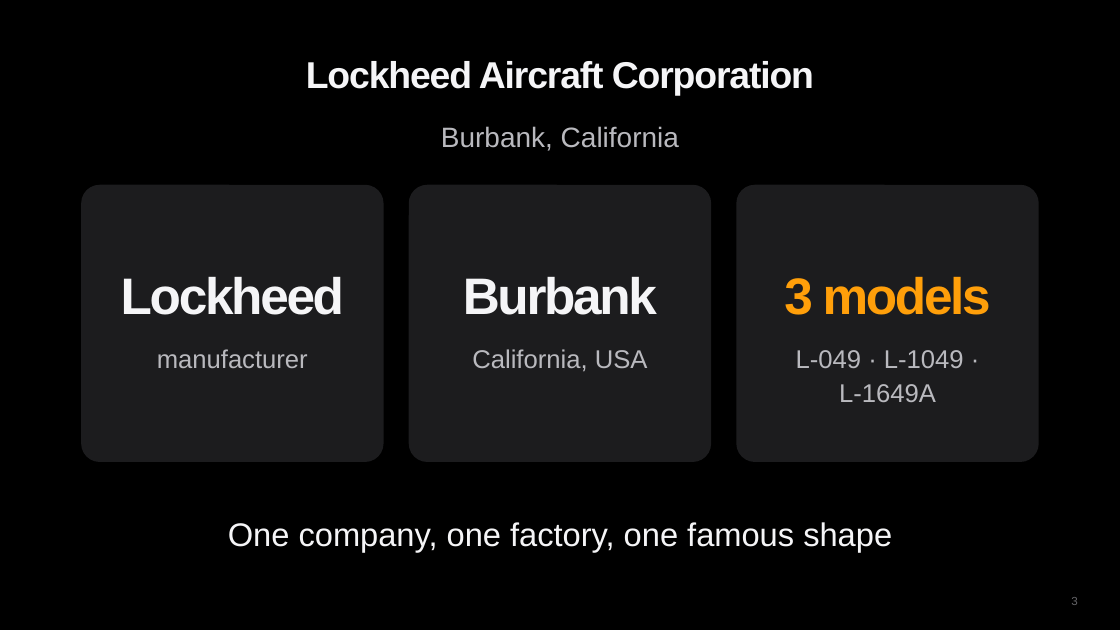
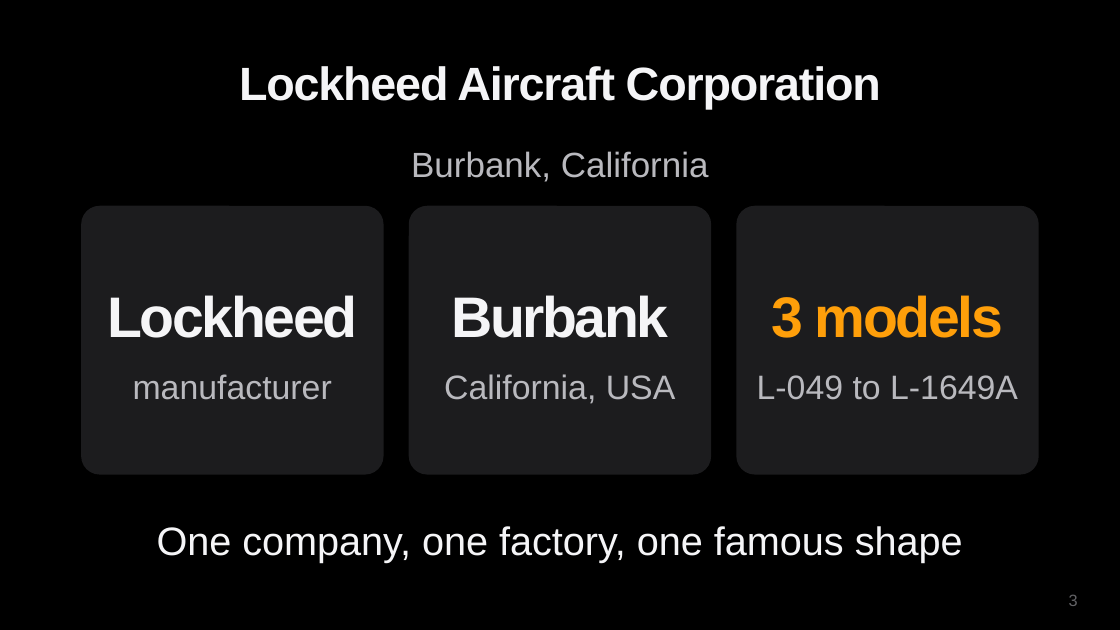
Before and after one commit to diuneilomochaufahai/claude, a slide deck: slide 3 of Constellation_Visual_Pitch_EN.pptx. Drawn at 1120x630 pixels with LibreOffice and Linux fonts; fonts in the diff are those of the drawing. Boxes give left, top, right and bottom in pixels: in the first picture for what was removed or moved away, otherwise in the second. Text is boxed around its words. In the diff, an @@ line names an element or a change of style, - is before the commit and + after.

```diff
--- a/Constellation_Visual_Pitch_EN.pptx
+++ b/Constellation_Visual_Pitch_EN.pptx
@@ title "Lockheed Aircraft Corporation" moved from (x1=306, y1=61, x2=814, y2=95) to (x1=239, y1=66, x2=881, y2=109) @@
@@ title "Lockheed Aircraft Corporation" at (x1=239, y1=66, x2=881, y2=109): size 32 to 40 pt @@
@@ text "Burbank, California" moved from (x1=441, y1=126, x2=679, y2=151) to (x1=411, y1=151, x2=709, y2=182) @@
@@ text "Burbank, California" at (x1=411, y1=151, x2=709, y2=182): size 24 to 30 pt; more space between paragraphs @@
@@ rounded rectangle resized from (x1=82, y1=185, x2=384, y2=462) to (x1=82, y1=206, x2=384, y2=475) @@
@@ rounded rectangle resized from (x1=409, y1=185, x2=712, y2=462) to (x1=409, y1=206, x2=712, y2=475) @@
@@ proportions changed in 3 elements at (x1=82, y1=206, x2=384, y2=475), (x1=409, y1=206, x2=712, y2=475), (x1=737, y1=206, x2=1039, y2=475) @@
@@ rounded rectangle resized from (x1=737, y1=185, x2=1039, y2=462) to (x1=737, y1=206, x2=1039, y2=475) @@
@@ 5 texts moved together from (x1=121, y1=276, x2=991, y2=372) to (x1=107, y1=295, x2=1003, y2=404) @@
@@ size 44 to 49 pt in 3 elements at (x1=107, y1=295, x2=357, y2=338), (x1=451, y1=295, x2=669, y2=338), (x1=772, y1=295, x2=1003, y2=338) @@
@@ text "manufacturer" at (x1=133, y1=374, x2=332, y2=400): size 22 to 29 pt @@
@@ text "California, USA" at (x1=444, y1=374, x2=676, y2=404): size 22 to 29 pt @@
@@ text at (x1=757, y1=375, x2=1018, y2=400): text changed; size 22 to 29 pt @@
-L-049 · L-1049 · L-1649A
+L-049 to L-1649A
@@ text "One company, one factory, one ..." moved from (x1=228, y1=522, x2=892, y2=552) to (x1=157, y1=526, x2=963, y2=563) @@
@@ text "One company, one factory, one ..." at (x1=157, y1=526, x2=963, y2=563): size 28 to 34 pt; more space between paragraphs @@
@@ page number at (x1=1069, y1=595, x2=1078, y2=606): size 10 to 14 pt @@
```
Also in this commit, not shown: 27 other slides changed, 1 slide removed, 2 other files.
